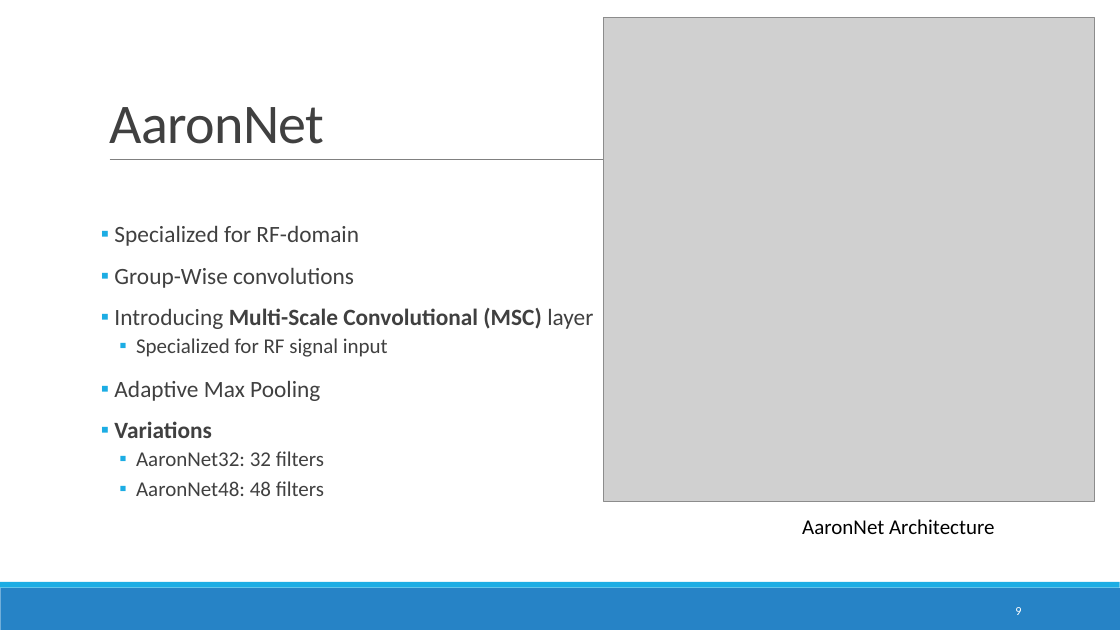
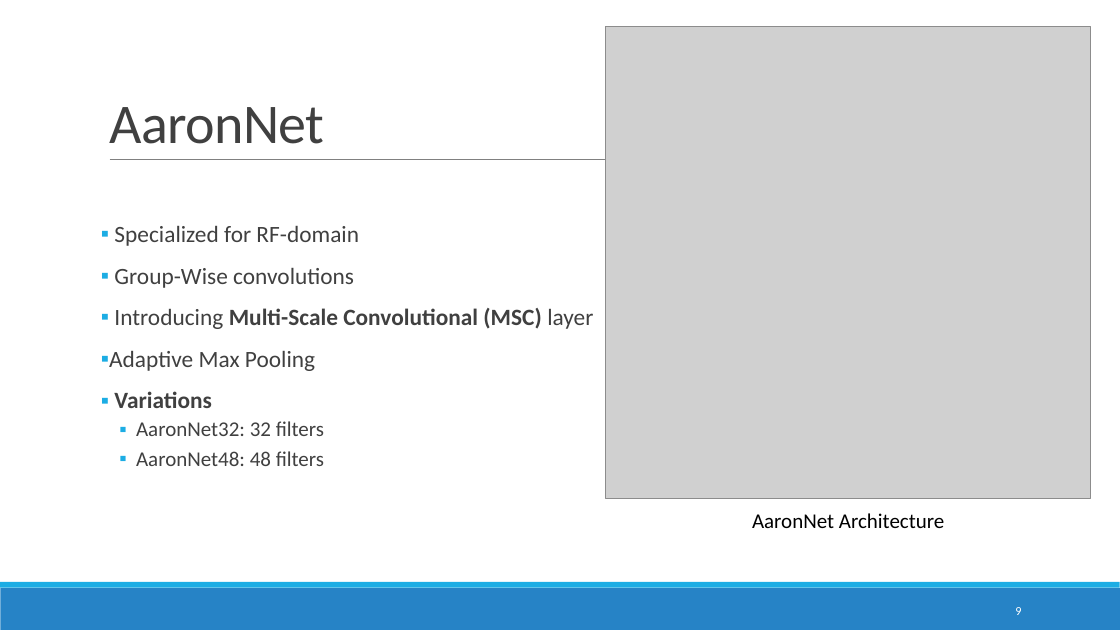
Before and after one commit to ITU-AI-ML-in-5G-Challenge/ITU-ML5G-PS-007-Aaronica, a slide deck: slide 9 of Presentation/GrandFinale.pptx. Drawn at 1120x630 pixels with LibreOffice and Linux fonts; fonts in the diff are those of the drawing; grey boxes stand for pictures. Boxes give left, top, right and bottom in pixels: in the first picture for what was removed or moved away, otherwise in the second. Text is boxed around its words. In the diff, an @@ line names an element or a change of style, - is before the commit and + after.

```diff
--- a/Presentation/GrandFinale.pptx
+++ b/Presentation/GrandFinale.pptx
@@ picture: place and size @@
-picture at <box>603,18,1095,502</box>
+picture at <box>606,26,1091,498</box>
@@ text at <box>136,338,388,357</box>: paragraph removed @@
-  ▪ Specialized for RF signal input
@@ text "AaronNet Architecture": place and size @@
-text "AaronNet Architecture" at <box>802,519,994,534</box>
+text "AaronNet Architecture" at <box>752,513,944,528</box>
```
Also in this commit, not shown: 12 other slides changed, 2 other files.
